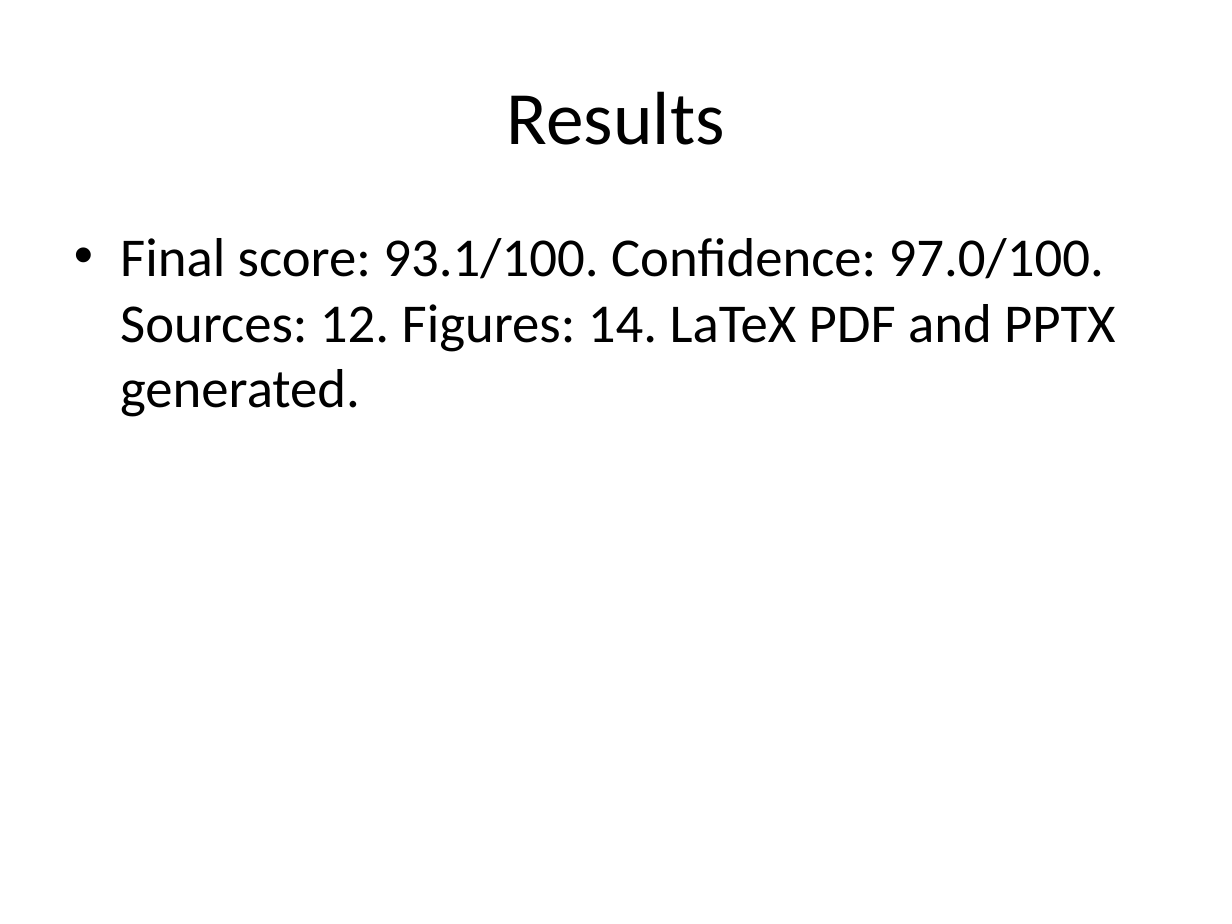
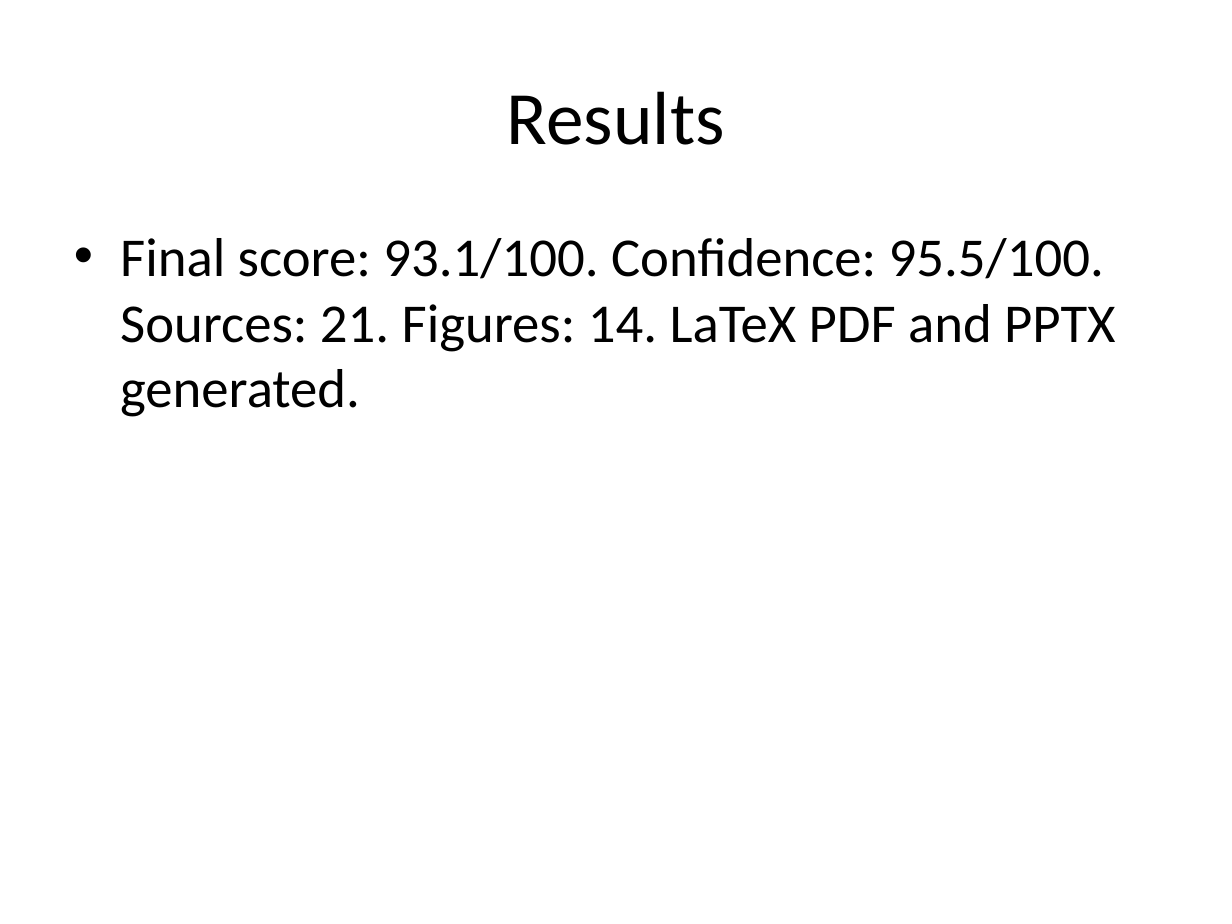
Before and after one commit to MohammadSharafi/agentic-research-decision-platform, a slide deck: slide 15 of presentation/final_presentation.pptx. Drawn at 1232x924 pixels with LibreOffice and Linux fonts; fonts in the diff are those of the drawing. Boxes give left, top, right and bottom in pixels: in the first picture for what was removed or moved away, otherwise in the second. Text is boxed around its words. In the diff, an @@ line names an element or a change of style, - is before the commit and + after.

```diff
--- a/presentation/final_presentation.pptx
+++ b/presentation/final_presentation.pptx
@@ text at (x1=120, y1=238, x2=1115, y2=417): text changed @@
-• Final score: 93.1/100. Confidence: 97.0/100. Sources: 12. Figures: 14. LaTeX PDF and PPTX generated.
+• Final score: 93.1/100. Confidence: 95.5/100. Sources: 21. Figures: 14. LaTeX PDF and PPTX generated.
```
Also in this commit, not shown: 46 other files.
